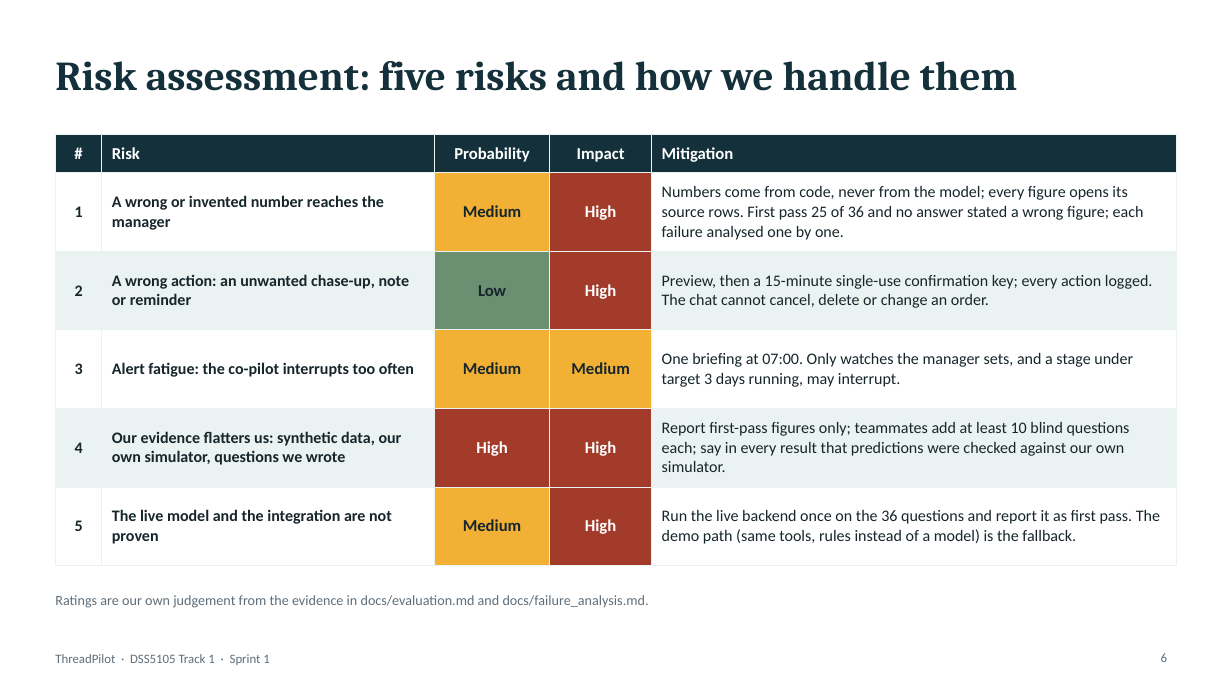
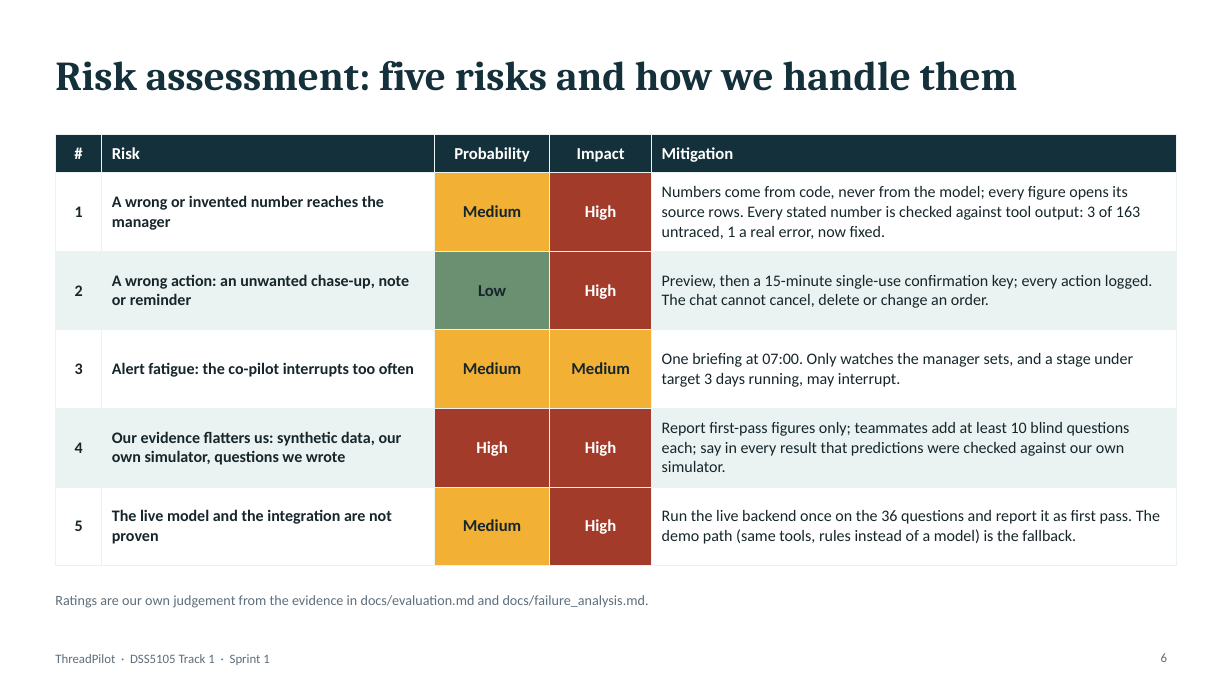
Before and after one commit to footoonming/DSS5105_fork, a slide deck: slide 6 of threadpilot/docs/presentation/Presentation_GroupNN_Sprint1.pptx. Drawn at 1232x693 pixels with LibreOffice and Linux fonts; fonts in the diff are those of the drawing. Boxes give left, top, right and bottom in pixels: in the first picture for what was removed or moved away, otherwise in the second. Text is boxed around its words. In the diff, an @@ line names an element or a change of style, - is before the commit and + after.

```diff
--- a/threadpilot/docs/presentation/Presentation_GroupNN_Sprint1.pptx
+++ b/threadpilot/docs/presentation/Presentation_GroupNN_Sprint1.pptx
@@ table at box(55, 134, 1177, 548) @@
-row 2, column 5: Numbers come from code, never from the model; every figure opens its source rows. First pass 25 of 36 and no answer stated a wrong figure; each failure analysed one by one.
+row 2, column 5: Numbers come from code, never from the model; every figure opens its source rows. Every stated number is checked against tool output: 3 of 163 untraced, 1 a real error, now fixed.
```
Also in this commit, not shown: 4 other slides changed, 20 other files.
